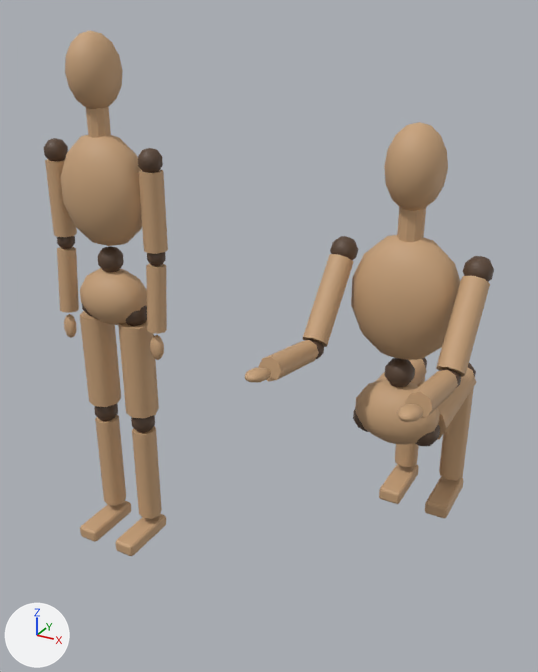
An edit to the glTF model studio/public/models/mannequin.glb, drawn before and after from the same camera.
Both versions are drawn from a 50 mm lens placed at (1.6, -1.83, 1.81), pointed at (0.57, 0.06, 0.87). The axes (+X, +Y, +Z) are drawn at lower left. The lights are the same throughout. The picture after the commit comes second. Where no turn or scale is listed for an object, it has been applied to the vertices.

Script lines for the objects in view, before the commit:
```python
ob_mannequin_seated_chest = bpy.data.objects.new('Mannequin_Seated_Chest', me_mannequin_seated_chest)
ob_mannequin_seated_chest.location = (1.0, 0.06, 1.076)
ob_mannequin_seated_head = bpy.data.objects.new('Mannequin_Seated_Head', me_mannequin_seated_head)
ob_mannequin_seated_head.location = (1.0, 0.06, 1.436)
ob_mannequin_seated_hip_1 = bpy.data.objects.new('Mannequin_Seated_Hip_1', None)
ob_mannequin_seated_hip_1.parent = ob_mannequin_seated_pelvis
ob_mannequin_seated_hip_1.location = (0.085, 0.0, -0.04)
ob_mannequin_seated_hip_1.rotation_euler = (1.571, 0.0, 0.0)  # degrees (90, 0, 0)
ob_mannequin_seated_hip__1 = bpy.data.objects.new('Mannequin_Seated_Hip_-1', None)
ob_mannequin_seated_hip__1.parent = ob_mannequin_seated_pelvis
ob_mannequin_seated_hip__1.location = (-0.085, 0.0, -0.04)
ob_mannequin_seated_hip__1.rotation_euler = (1.571, 0.0, 0.0)  # degrees (90, 0, 0)
ob_mannequin_seated_hips = bpy.data.objects.new('Mannequin_Seated_Hips', me_mannequin_seated_hips)
ob_mannequin_seated_hips.location = (1.0, 0.06, 0.716)
ob_mannequin_seated_knee_1 = bpy.data.objects.new('Mannequin_Seated_Knee_1', None)
ob_mannequin_seated_knee_1.parent = ob_mannequin_seated_hip_1
ob_mannequin_seated_knee_1.location = (0.0, 0.0, -0.42)
ob_mannequin_seated_knee_1.rotation_euler = (-1.571, 0.0, 0.0)  # degrees (-90, 0, 0)
ob_mannequin_seated_knee__1 = bpy.data.objects.new('Mannequin_Seated_Knee_-1', None)
ob_mannequin_seated_knee__1.parent = ob_mannequin_seated_hip__1
ob_mannequin_seated_knee__1.location = (0.0, 0.0, -0.42)
ob_mannequin_seated_knee__1.rotation_euler = (-1.571, 0.0, 0.0)  # degrees (-90, 0, 0)
ob_mannequin_seated_pelvis = bpy.data.objects.new('Mannequin_Seated_Pelvis', None)
ob_mannequin_seated_pelvis.parent = ob_mannequin_seated
ob_mannequin_seated_pelvis.location = (0.0, 0.06, 0.716)
ob_mannequin_standing_shin__1 = bpy.data.objects.new('Mannequin_Standing_Shin_-1', me_mannequin_standing_shin__1)
ob_mannequin_standing_shin__1.parent = ob_mannequin_standing_knee__1
ob_mannequin_standing_shin__1.location = (0.0, 0.0, -0.217)
ob_mannequin_standing_shin__1.scale = (0.182, 0.182, 0.182)
# also in view: 'Mannequin_Seated_UpperArm_1' at (1.19, -0.04, 1.07); 'Mannequin_Standing_Thigh_-1' at (-0.09, 0.0, 0.67); 'Mannequin_Standing_Hips' at (0.0, 0.0, 0.92); 'Mannequin_Standing_UpperArm_-1' at (-0.19, 0.0, 1.24); 'Mannequin_Standing_Shin_1' at (0.09, 0.0, 0.24)
```
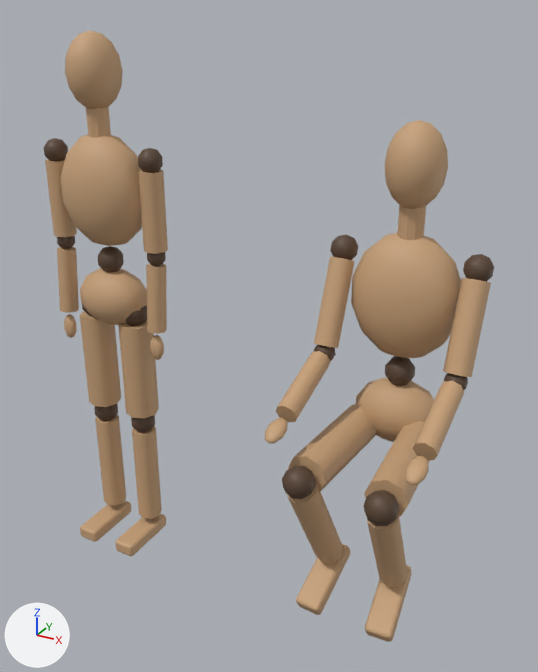
Not drawn themselves, but carrying or shaping drawn objects: ob_mannequin_seated_pelvis, ob_mannequin_seated_hip__1, ob_mannequin_seated_knee__1, ob_mannequin_seated_hip_1, ob_mannequin_seated_knee_1, ob_mannequin_seated_shoulder__1, ob_mannequin_seated_elbow__1, ob_mannequin_seated_shoulder_1, ob_mannequin_seated_elbow_1.

Diff of the bpy script that builds the scene:
```diff
--- a/studio/public/models/mannequin.glb.py
+++ b/studio/public/models/mannequin.glb.py
@@ ob_mannequin_seated_pelvis @@
 ob_mannequin_seated_pelvis.parent = ob_mannequin_seated
-ob_mannequin_seated_pelvis.location = (0.0, 0.06, 0.716)
+ob_mannequin_seated_pelvis.location = (0.0, 0.06, 0.721)
@@ ob_mannequin_seated_chest @@
 ob_mannequin_seated_chest = bpy.data.objects.new('Mannequin_Seated_Chest', me_mannequin_seated_chest)
-ob_mannequin_seated_chest.location = (1.0, 0.06, 1.076)
+ob_mannequin_seated_chest.location = (1.0, 0.06, 1.081)
@@ ob_mannequin_seated_head @@
 ob_mannequin_seated_head = bpy.data.objects.new('Mannequin_Seated_Head', me_mannequin_seated_head)
-ob_mannequin_seated_head.location = (1.0, 0.06, 1.436)
+ob_mannequin_seated_head.location = (1.0, 0.06, 1.441)
@@ ob_mannequin_seated_hip__1 @@
 ob_mannequin_seated_hip__1.location = (-0.085, 0.0, -0.04)
-ob_mannequin_seated_hip__1.rotation_euler = (1.571, 0.0, 0.0)  # degrees (90, 0, 0)
+ob_mannequin_seated_hip__1.rotation_euler = (-1.571, 0.0, -0.0698)  # degrees (-90, 0, -4)
@@ ob_mannequin_seated_knee__1 @@
 ob_mannequin_seated_knee__1.location = (0.0, 0.0, -0.42)
-ob_mannequin_seated_knee__1.rotation_euler = (-1.571, 0.0, 0.0)  # degrees (-90, 0, 0)
+ob_mannequin_seated_knee__1.rotation_euler = (2.059, 0.0, 0.0)  # degrees (118, 0, 0)
@@ ob_mannequin_seated_hip_1 @@
 ob_mannequin_seated_hip_1.location = (0.085, 0.0, -0.04)
-ob_mannequin_seated_hip_1.rotation_euler = (1.571, 0.0, 0.0)  # degrees (90, 0, 0)
+ob_mannequin_seated_hip_1.rotation_euler = (-1.571, 0.0, 0.0698)  # degrees (-90, 0, 4)
@@ ob_mannequin_seated_knee_1 @@
 ob_mannequin_seated_knee_1.location = (0.0, 0.0, -0.42)
-ob_mannequin_seated_knee_1.rotation_euler = (-1.571, 0.0, 0.0)  # degrees (-90, 0, 0)
+ob_mannequin_seated_knee_1.rotation_euler = (2.059, 0.0, 0.0)  # degrees (118, 0, 0)
@@ ob_mannequin_seated_hips @@
 ob_mannequin_seated_hips = bpy.data.objects.new('Mannequin_Seated_Hips', me_mannequin_seated_hips)
-ob_mannequin_seated_hips.location = (1.0, 0.06, 0.716)
+ob_mannequin_seated_hips.location = (1.0, 0.06, 0.721)
@@ ob_mannequin_seated_shoulder__1 @@
 ob_mannequin_seated_shoulder__1.location = (-0.19, 0.0, 0.47)
-ob_mannequin_seated_shoulder__1.rotation_euler = (-0.698, 0.0, 0.0)  # degrees (-40, 0, 0)
+ob_mannequin_seated_shoulder__1.rotation_euler = (-0.384, 0.0, 0.0)  # degrees (-22, 0, 0)
@@ ob_mannequin_seated_elbow__1 @@
 ob_mannequin_seated_elbow__1.location = (0.0, 0.0, -0.3)
-ob_mannequin_seated_elbow__1.rotation_euler = (-1.047, 0.0, 0.0)  # degrees (-60, 0, 0)
+ob_mannequin_seated_elbow__1.rotation_euler = (-0.838, 0.0, 0.0)  # degrees (-48, 0, 0)
@@ ob_mannequin_seated_shoulder_1 @@
 ob_mannequin_seated_shoulder_1.location = (0.19, 0.0, 0.47)
-ob_mannequin_seated_shoulder_1.rotation_euler = (-0.698, 0.0, 0.0)  # degrees (-40, 0, 0)
+ob_mannequin_seated_shoulder_1.rotation_euler = (-0.384, 0.0, 0.0)  # degrees (-22, 0, 0)
@@ ob_mannequin_seated_elbow_1 @@
 ob_mannequin_seated_elbow_1.location = (0.0, 0.0, -0.3)
-ob_mannequin_seated_elbow_1.rotation_euler = (-1.047, 0.0, 0.0)  # degrees (-60, 0, 0)
+ob_mannequin_seated_elbow_1.rotation_euler = (-0.838, 0.0, 0.0)  # degrees (-48, 0, 0)
```

Location of each change, [x1, y1, x2, y2] in pixels of the pictures (538 x 672 px):
'Mannequin_Seated_Chest', moved: before [351, 235, 460, 360]; after [351, 233, 461, 358]
'Mannequin_Seated_Head', moved: before [384, 122, 448, 211]; after [384, 120, 448, 209]
'Mannequin_Seated_Hips', moved: before [355, 379, 440, 444]; after [356, 377, 434, 442]
'Mannequin_Seated_Thigh_-1', moved, turned: before [375, 359, 427, 386]; after [288, 404, 377, 493]
'Mannequin_Seated_Shin_1', moved, turned: before [439, 387, 474, 480]; after [367, 513, 408, 587]
'Mannequin_Seated_UpperArm_1', moved, turned: before [436, 276, 490, 377]; after [443, 278, 491, 377]
'Mannequin_Seated_Thigh_1', moved, turned: before [437, 367, 476, 440]; after [364, 421, 430, 517]
'Mannequin_Seated_Forearm_1', moved, turned: before [405, 370, 458, 418]; after [412, 381, 464, 460]
'Mannequin_Seated_Forearm_-1', moved, turned: before [258, 340, 319, 382]; after [276, 351, 331, 422]
'Mannequin_Seated_UpperArm_-1', moved, turned: before [303, 254, 353, 347]; after [314, 256, 355, 348]
'Mannequin_Seated_Foot_1', moved, turned: before [425, 476, 463, 518]; after [365, 565, 412, 642]
'Mannequin_Seated_Shin_-1', moved, turned: before [395, 375, 425, 467]; after [287, 484, 342, 563]
'Mannequin_Seated_Foot_-1', moved, turned: before [379, 464, 419, 504]; after [296, 544, 350, 615]
'Mannequin_Seated_KneeBall_1', moved, turned (mostly hidden before): before [468, 363, 476, 376]; after [364, 490, 399, 526]
'Mannequin_Seated_Hand_1', moved, turned: before [397, 404, 423, 422]; after [405, 456, 429, 485]
'Mannequin_Seated_KneeBall_-1', moved, turned (mostly hidden before): before [422, 357, 427, 368]; after [282, 466, 316, 499]
'Mannequin_Seated_Neck', moved: before [397, 207, 426, 242]; after [397, 205, 426, 240]
'Mannequin_Seated_Waist', moved: before [385, 358, 415, 387]; after [385, 356, 415, 386]
'Mannequin_Seated_Hand_-1', moved, turned: before [245, 367, 271, 382]; after [265, 418, 288, 444]
'Mannequin_Seated_ShoulderBall_1', moved, turned: before [463, 256, 494, 282]; after [463, 254, 494, 282]
'Mannequin_Seated_ShoulderBall_-1', moved, turned: before [330, 236, 358, 260]; after [330, 234, 358, 260]
'Mannequin_Seated_ElbowBall_1', moved, turned: before [440, 368, 461, 388]; after [444, 373, 468, 390]
'Mannequin_Seated_HipBall_1', moved, turned (not visible afterwards): before [415, 424, 440, 446]
'Mannequin_Seated_ElbowBall_-1', moved, turned: before [306, 339, 324, 359]; after [314, 344, 336, 361]
'Mannequin_Seated_HipBall_-1', moved, turned (not visible afterwards): before [353, 410, 368, 432]
